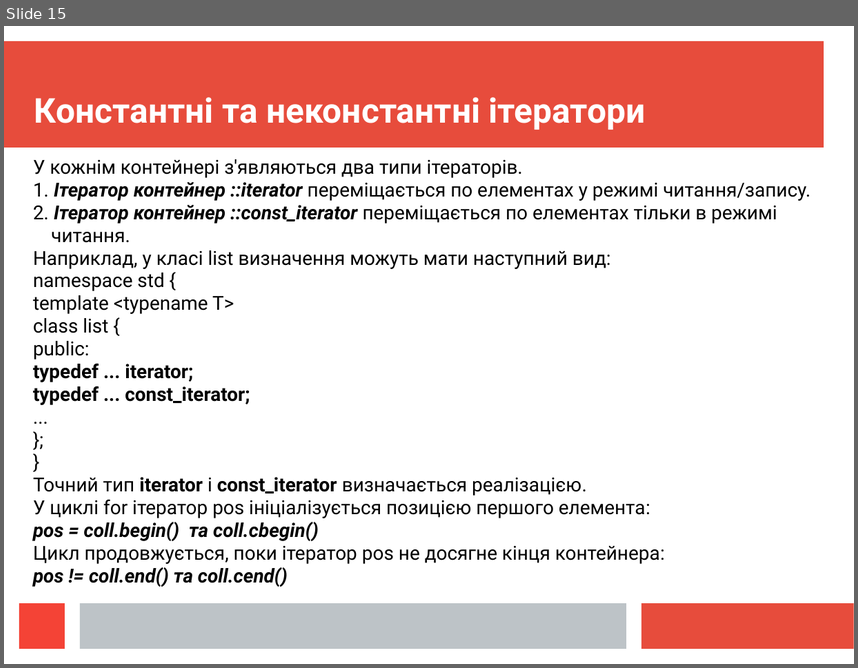
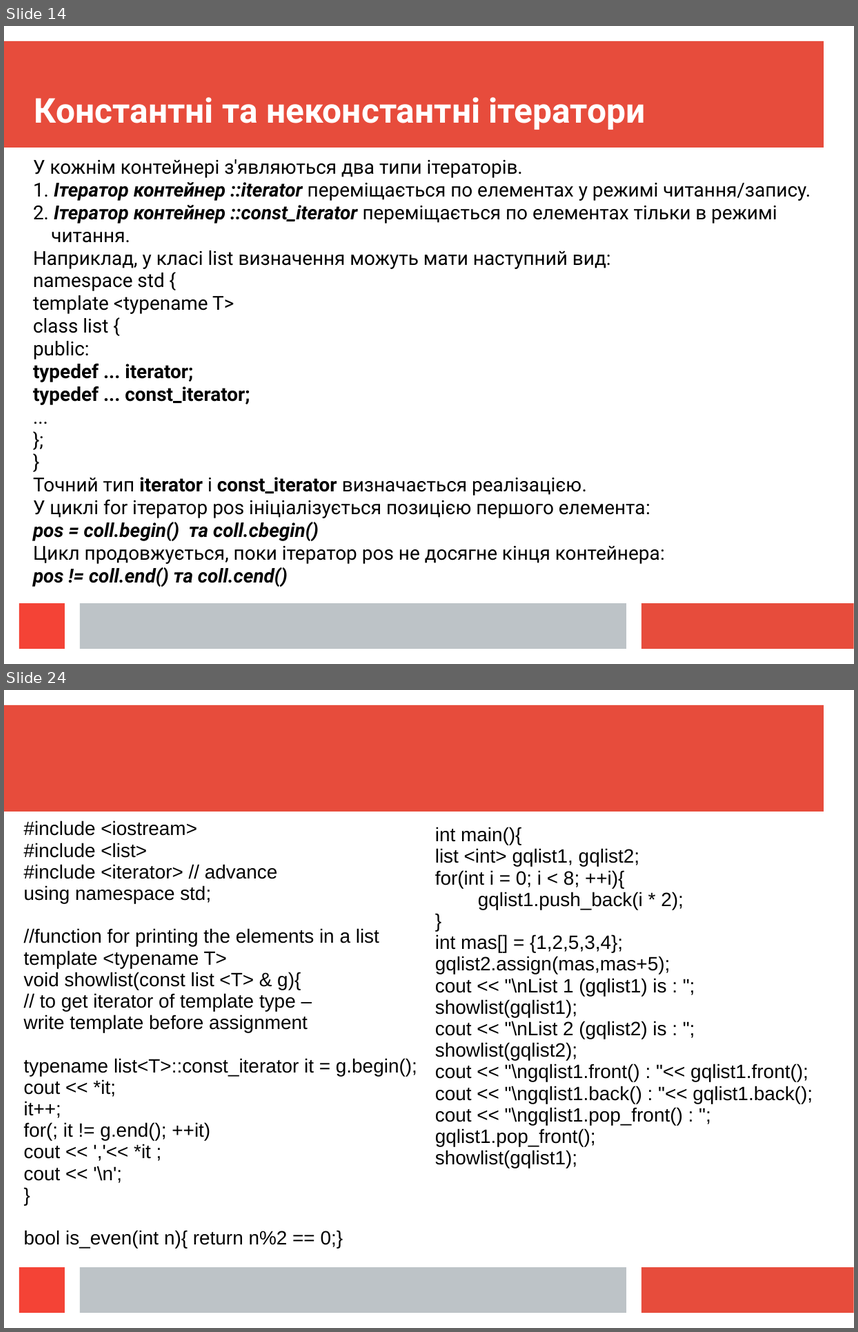
Before and after one commit to mecchmatProjects/CppCourse, a slide deck: Lect12/CppUkrTutor12_2.ppt. Shown one above the other, each under a label of ours: slide 15 before the commit, slides 14 and 24 after it; the slides between them are not shown. The pictures are 858x668 and 858x1332 pixels, drawn with LibreOffice and Linux fonts; fonts in the diff are those of the drawing. Boxes give left, top, right and bottom in pixels: in the first picture for what was removed or moved away, otherwise in the second. Text is boxed around its words. In the diff, an @@ line names an element or a change of style, - is before the commit and + after.

```diff
--- a/Lect12/CppUkrTutor12_2.ppt
+++ b/Lect12/CppUkrTutor12_2.ppt
@@ slide 24 added at bbox=[4, 690, 854, 1328], background #FFFFFF; not listed: 4 template elements that a slide beside it also shows @@
@@ text added at bbox=[24, 820, 417, 1248], 18 pt, text #000000 @@
+#include <iostream>
+#include <list>
+#include <iterator> // advance
+using namespace std;
+//function for printing the elements in a list
+template <typename T>
+void showlist(const list <T> & g){
+// to get iterator of template type –
+write template before assignment
+typename list<T>::const_iterator it = g.begin();
+cout << *it;
+it++;
+for(; it != g.end(); ++it)
+cout << ','<< *it ;
+cout << '\n';
+}
+bool is_even(int n){ return n%2 == 0;}
@@ text added at bbox=[435, 827, 813, 1167], 18 pt, text #000000 @@
+int main(){
+list <int> gqlist1, gqlist2;
+for(int i = 0; i < 8; ++i){
+gqlist1.push_back(i * 2);
+}
+int mas[] = {1,2,5,3,4};
+gqlist2.assign(mas,mas+5);
+cout << "\nList 1 (gqlist1) is : ";
+showlist(gqlist1);
+cout << "\nList 2 (gqlist2) is : ";
+showlist(gqlist2);
+cout << "\ngqlist1.front() : "<< gqlist1.front();
+cout << "\ngqlist1.back() : "<< gqlist1.back();
+cout << "\ngqlist1.pop_front() : ";
+gqlist1.pop_front();
+showlist(gqlist1);
@@ what was slide 15 is now slide 14 @@
```
Also in this commit, not shown: 9 slides changed, 4 other slides added, 2 slides removed, 1 other file.
